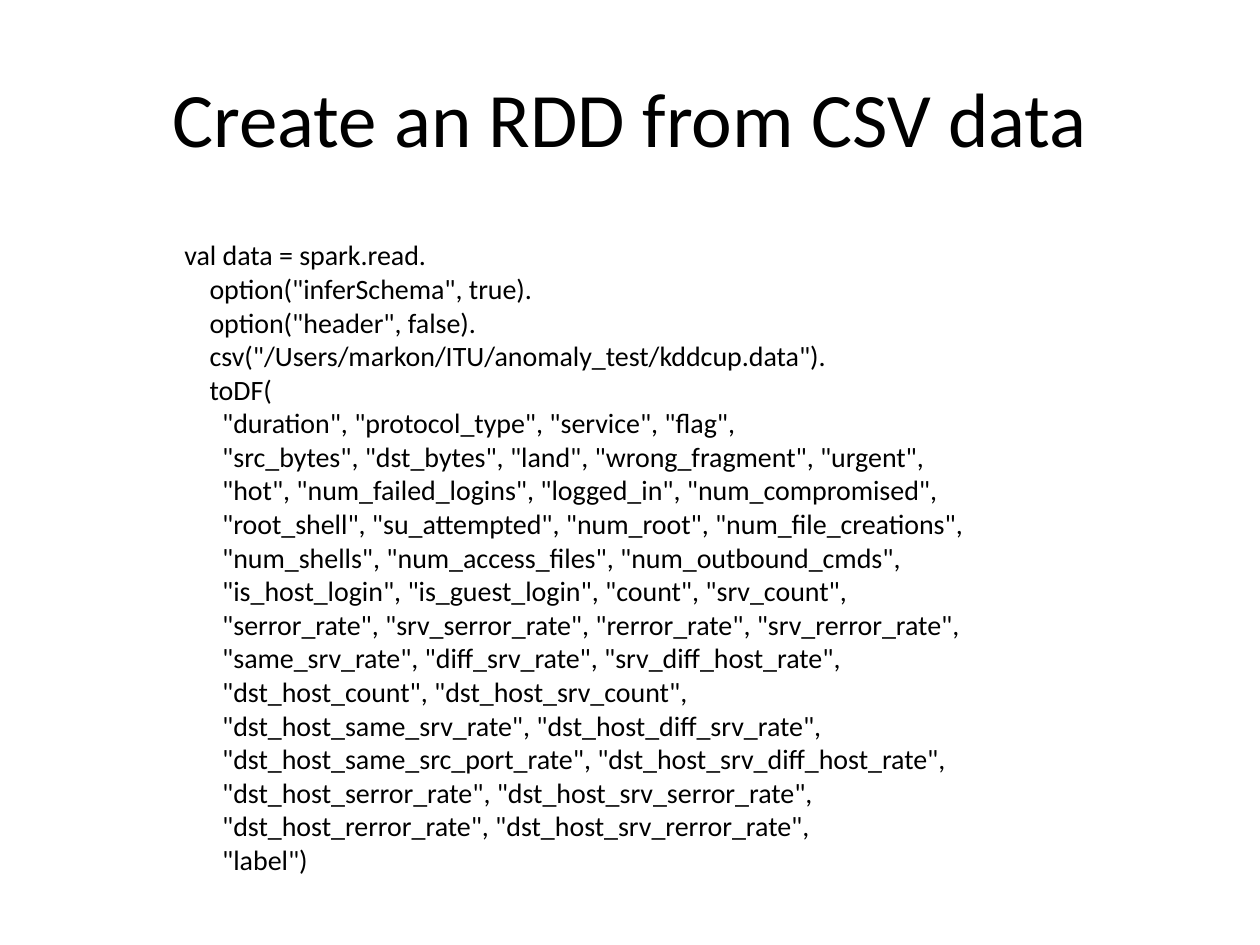
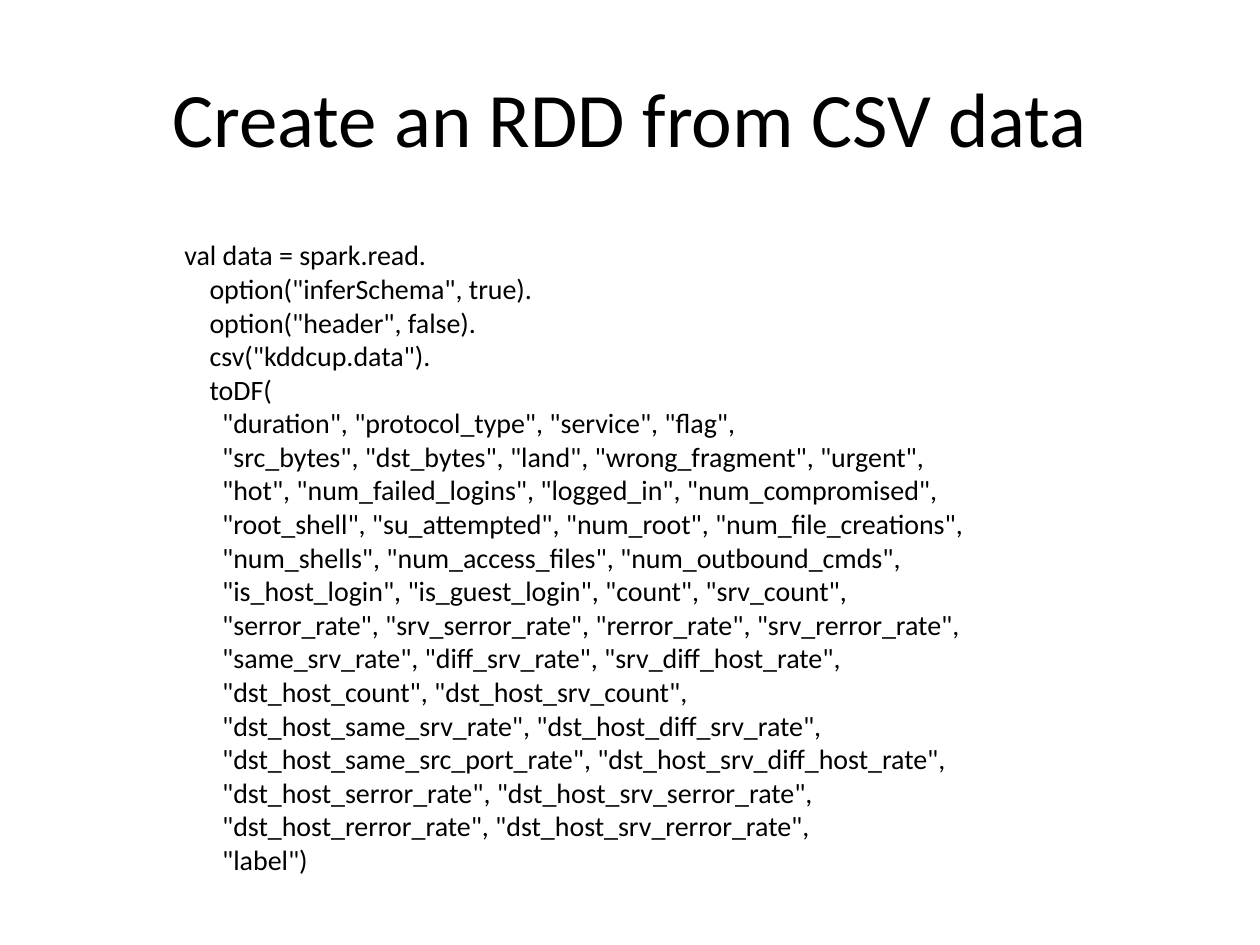
Before and after one commit to kic-markon/ITU_MSc_AM4, a slide deck: slide 8 of powerpoints/ITU Academy Slides AM4-12.pptx (slide 7 before the commit). Drawn at 1260x945 pixels with LibreOffice and Linux fonts; fonts in the diff are those of the drawing; background and template pictures are left out. Boxes give left, top, right and bottom in pixels: in the first picture for what was removed or moved away, otherwise in the second. Text is boxed around its words. In the diff, an @@ line names an element or a change of style, - is before the commit and + after.

```diff
--- a/powerpoints/ITU Academy Slides AM4-12.pptx
+++ b/powerpoints/ITU Academy Slides AM4-12.pptx
@@ text at bbox=[210, 345, 431, 371]: text changed @@
-csv("/Users/markon/ITU/anomaly_test/kddcup.data").
+csv("kddcup.data").
```
Also in this commit, not shown: 5 other slides changed, 2 slides added, 5 other files.
